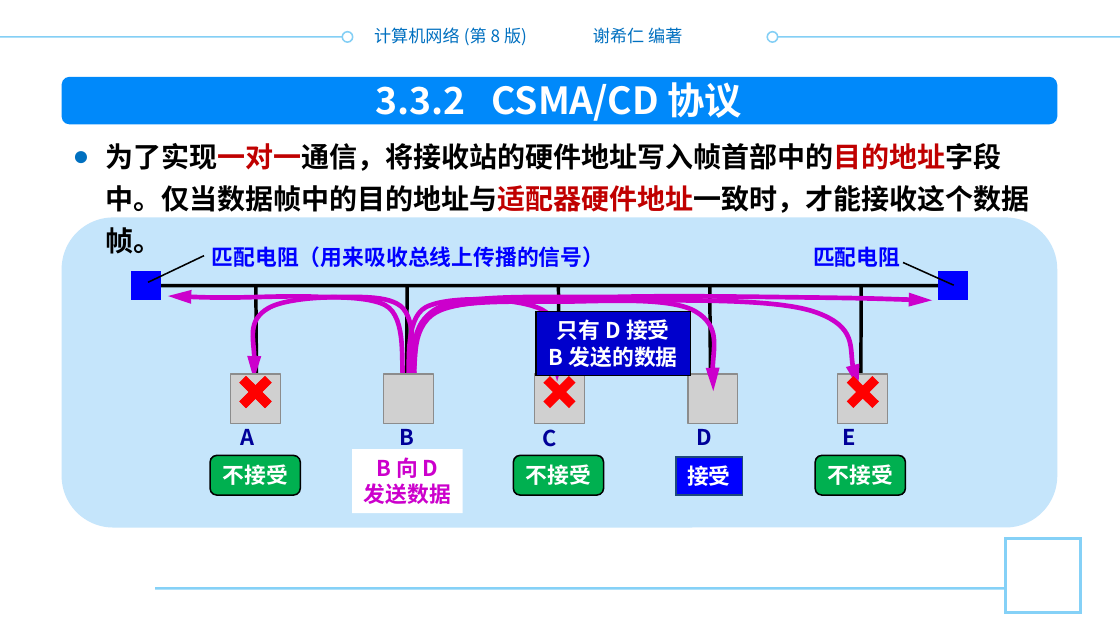
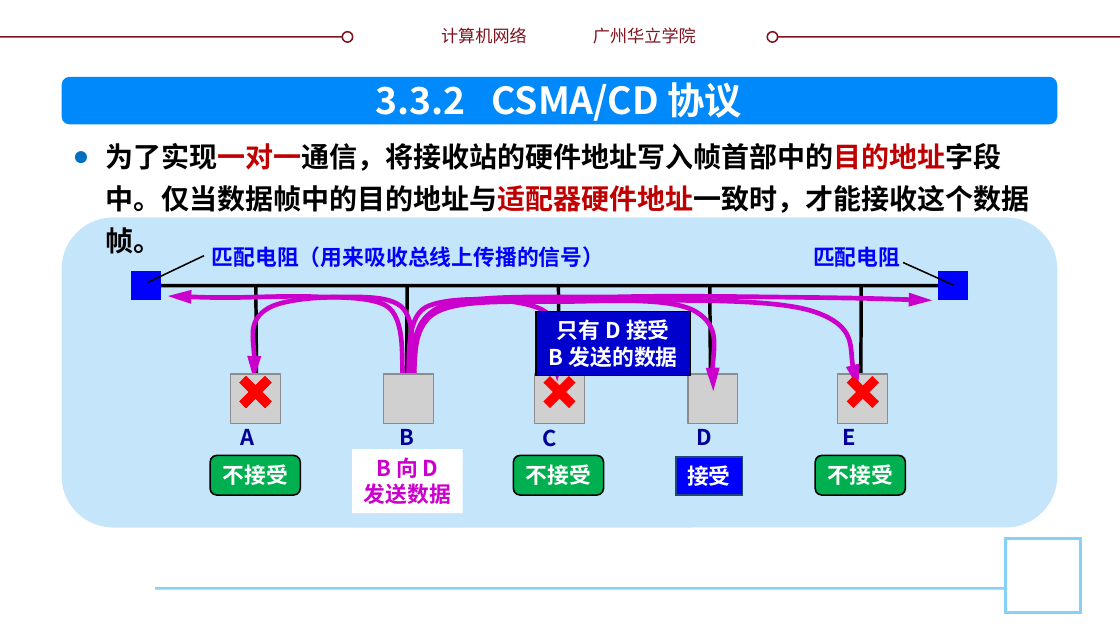
Before and after one commit to glplaman/glplaman.github.io, a slide deck: slide 52 of network/ppt/chap3.pptx. Drawn at 1120x630 pixels with LibreOffice and Linux fonts; fonts in the diff are those of the drawing; grey boxes stand for pictures; background and template pictures are left out. Boxes give left, top, right and bottom in pixels: in the first picture for what was removed or moved away, otherwise in the second. Text is boxed around its words. In the diff, an @@ line names an element or a change of style, - is before the commit and + after.

```diff
--- a/network/ppt/chap3.pptx
+++ b/network/ppt/chap3.pptx
@@ text at (441, 27, 527, 44): text changed; text colour #0070C0 to #7F131F @@
-计算机网络 (第 8 版)
+计算机网络
@@ text at (593, 27, 696, 44): text changed; text colour #0070C0 to #7F131F @@
-谢希仁 编著
+广州华立学院
@@ line (0, 37) - (353, 37): stroke #84CFF5 1 pt to #7F131F 1 pt @@
@@ ellipse at (343, 31, 353, 41): outline #84CFF5 1 pt to #7F131F 1 pt @@
@@ ellipse at (767, 31, 777, 41): outline #84CFF5 1 pt to #7F131F 1 pt @@
@@ line (767, 37) - (1120, 37): stroke #84CFF5 1 pt to #7F131F 1 pt @@
```
Also in this commit, not shown: 148 other slides changed, 2 slides added, 2 slides removed, 9 other files.
